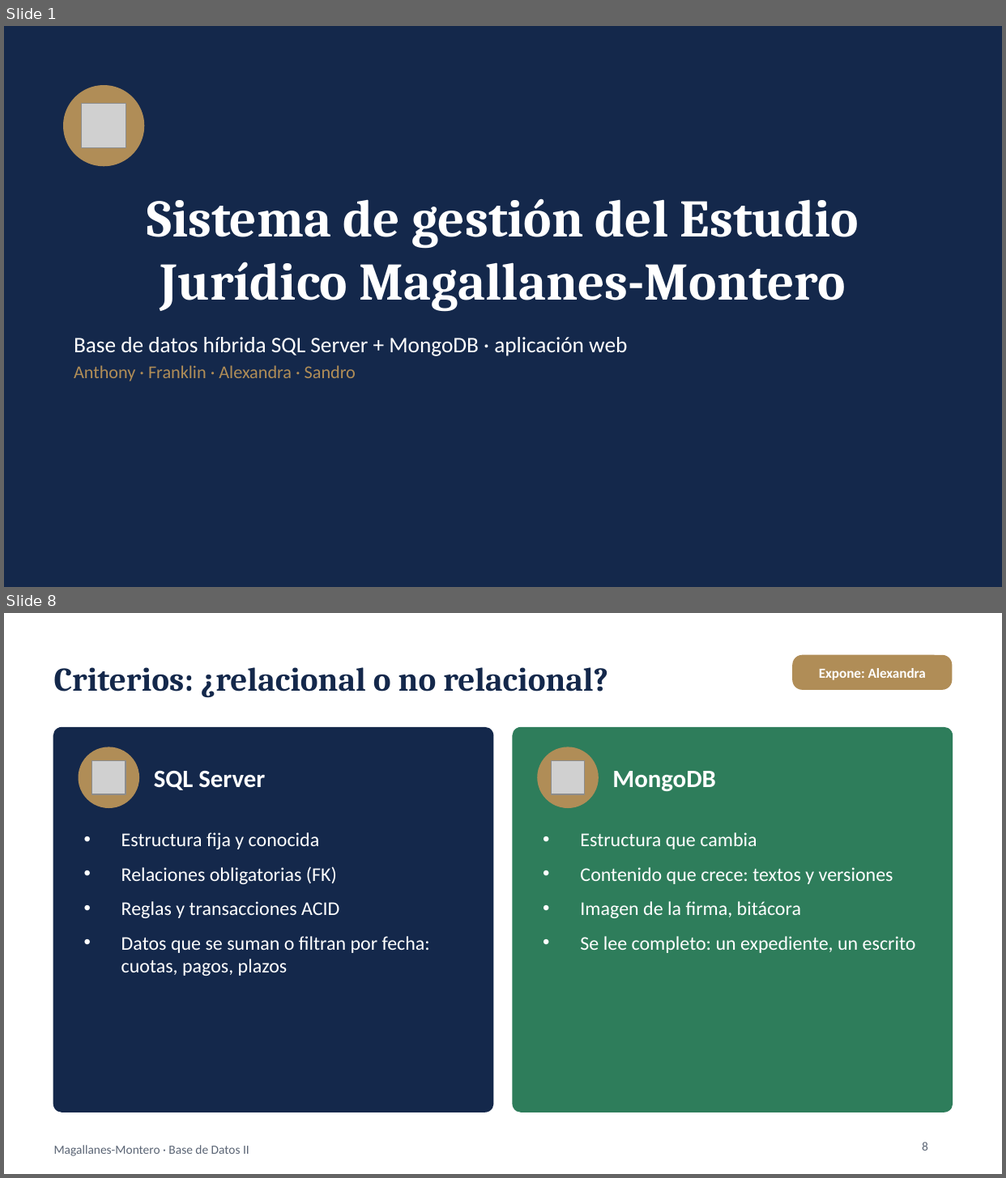
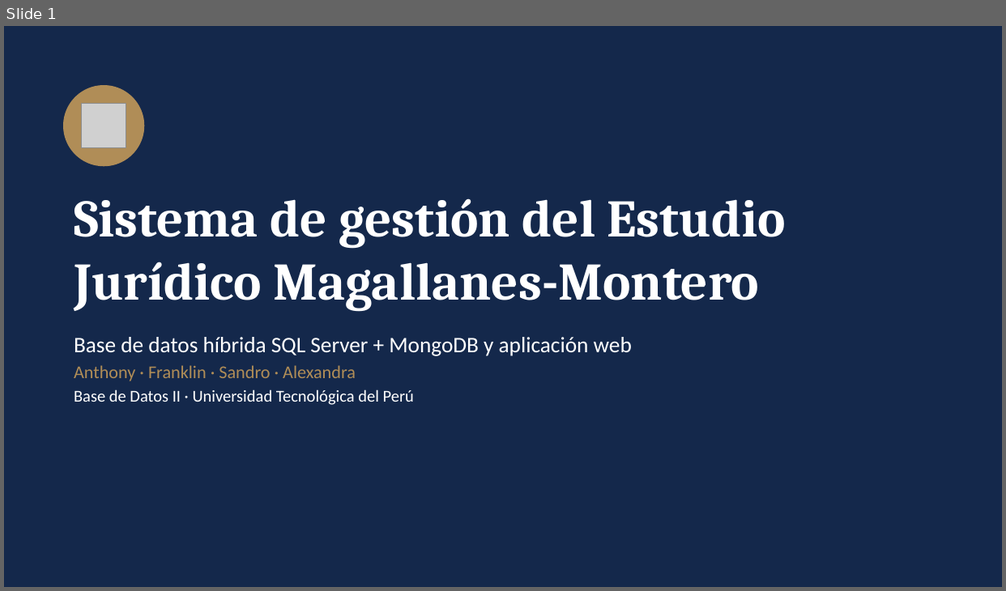
Before and after one commit to alexandra585/Proyecto_Estudio_Juridico, a slide deck: 4_Informe/Presentacion_Sustentacion_Magallanes_Montero.pptx. Shown one above the other, each under a label of ours: slides 1 and 8 before the commit, slide 1 after it; the slides between them are not shown. The pictures are 1006x1178 and 1006x591 pixels, drawn with LibreOffice and Linux fonts; fonts in the diff are those of the drawing; grey boxes stand for pictures. Boxes give left, top, right and bottom in pixels: in the first picture for what was removed or moved away, otherwise in the second. Text is boxed around its words. In the diff, an @@ line names an element or a change of style, - is before the commit and + after.

```diff
--- a/4_Informe/Presentacion_Sustentacion_Magallanes_Montero.pptx
+++ b/4_Informe/Presentacion_Sustentacion_Magallanes_Montero.pptx
@@ slide 8 removed at bbox=[4, 613, 1002, 1174], background #FFFFFF @@
@@ rounded rectangle removed at bbox=[792, 655, 952, 690] @@
-Expone: Alexandra
@@ title removed at bbox=[54, 667, 608, 698] @@
-Criterios: ¿relacional o no relacional?
@@ rounded rectangle removed at bbox=[54, 728, 493, 1112] @@
@@ rounded rectangle removed at bbox=[513, 728, 952, 1112] @@
@@ ellipse removed at bbox=[79, 747, 138, 807] @@
@@ ellipse removed at bbox=[538, 747, 598, 807] @@
@@ picture removed at bbox=[91, 760, 126, 794] @@
@@ text removed at bbox=[154, 770, 265, 790] @@
-SQL Server
@@ picture removed at bbox=[551, 760, 585, 794] @@
@@ text removed at bbox=[612, 771, 715, 792] @@
-MongoDB
@@ text removed at bbox=[121, 833, 430, 976] @@
-• Estructura fija y conocida
-• Relaciones obligatorias (FK)
-• Reglas y transacciones ACID
-• Datos que se suman o filtran por fecha: cuotas, pagos, plazos
@@ text removed at bbox=[580, 833, 916, 953] @@
-• Estructura que cambia
-• Contenido que crece: textos y versiones
-• Imagen de la firma, bitácora
-• Se lee completo: un expediente, un escrito
@@ text removed at bbox=[54, 1145, 249, 1157] @@
-Magallanes-Montero · Base de Datos II
@@ page number removed at bbox=[922, 1142, 928, 1151] @@
-8
@@ slide 1 changed as well @@
@@ title "Sistema de gestión del Estudio ..." at bbox=[74, 199, 786, 312]: alignment centre to left @@
@@ text at bbox=[74, 337, 632, 405]: text changed @@
-Base de datos híbrida SQL Server + MongoDB · aplicación web
-Anthony · Franklin · Alexandra · Sandro
+Base de datos híbrida SQL Server + MongoDB y aplicación web
+Anthony · Franklin · Sandro · Alexandra
+Base de Datos II · Universidad Tecnológica del Perú
```
Also in this commit, not shown: 5 other slides changed, 13 slides added, 8 other slides removed, 1 other file.
